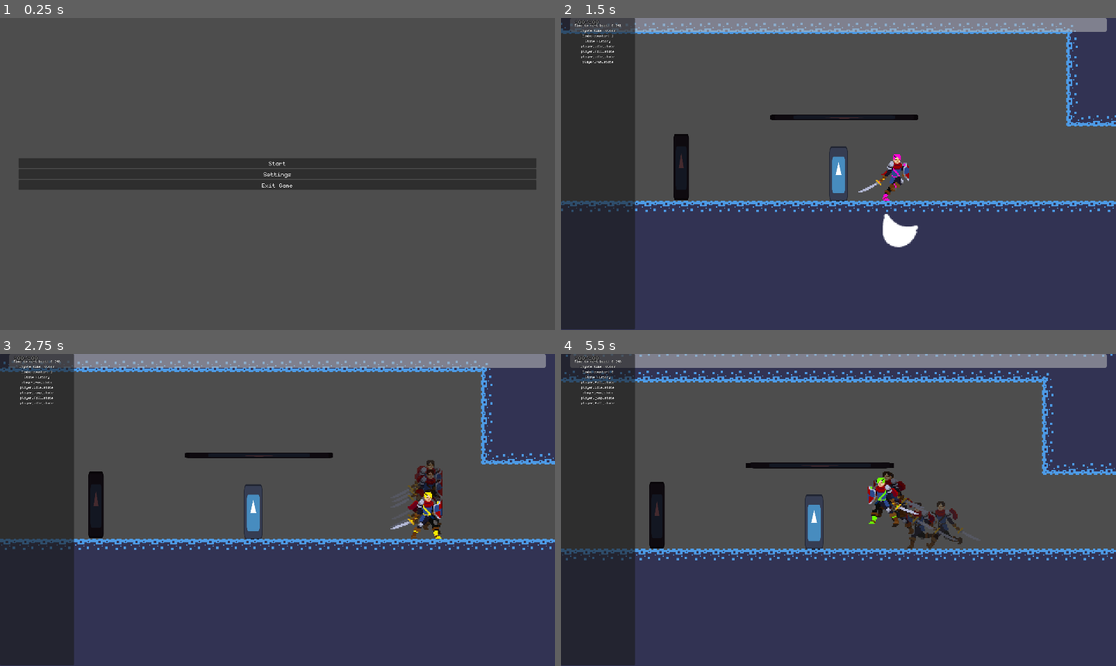
Above: before the commit, frames 1-4 (two rows, left to right).
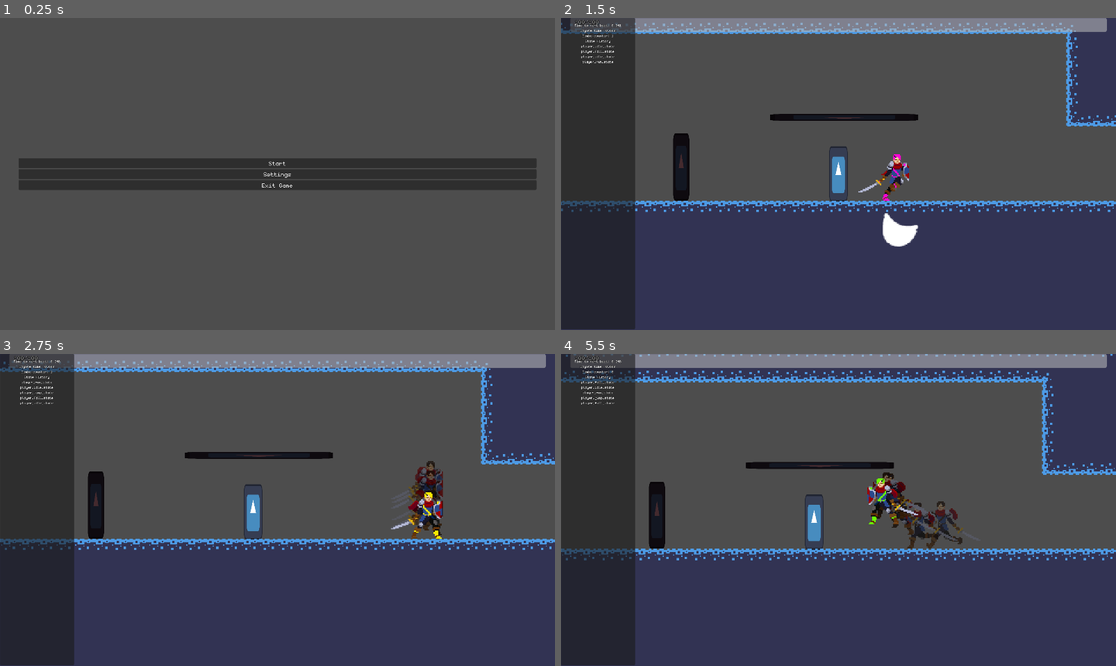
Above: after the commit, the same moments.

Repository: veggie-works/star-gazer
Game: Godot game, scene res://scenes/levels/main_menu/main_menu.tscn
Two runs of this game, one before a commit and one after it. Both use one fixed random seed, a clock stepped at 60 frames per second and the inputs below. The engine's default icon, where the game draws it, is replaced by a stand-in: a white triangle on a blue panel in a dark square. Sound files missing from this copy of the repository are replaced by a short silence.
Inputs (mouse positions are in pixels of both pictures, inside the frame that each line leads up to):
- Up to frame 1 (0.25 s): no input
- Up to frame 2 (1.5 s): click "Start" at 0.5 s; tap Enter (ui_accept) at 1.25 s; move the mouse to (960, 158) at 1.27 s; hold Right (right) from 1.28 s (still down); hold X (attack) from 1.28 s (still down); click (960, 158) at 1.42 s
- Up to frame 3 (2.75 s): tap Z (jump) at 1.52, 2.27 s; move the mouse to (166, 525) at 2.02 s; release Right (right) at 2.03 s; release X (attack) at 2.03 s; hold Down (down) from 2.03 s (still down); tap Shift (dodge) at 2.1 s
- Up to frame 4 (5.5 s): move the mouse to (894, 441) at 2.77 s; release Down (down) at 2.78 s; hold Right (right) 2.78-3.53 s; hold X (attack) 2.78-3.53 s; move the mouse to (810, 572) at 3.52 s; hold Up (up) 3.53-4.28 s; tap Shift (dodge) at 3.6, 5.1 s; click (810, 572) at 3.67 s; tap Z (jump) at 3.77, 4.52, 5.27 s; move the mouse to (1005, 556) at 4.27 s; hold X (attack) 4.28-5.03 s; hold Left (left) from 4.28 s (still down); move the mouse to (672, 463) at 5.02 s

The runs differ from the first frame. In frame 2, 0.2% of the frame differs, in the area x 13-65%, y 4-74%; in frame 3, 0.5%; in frame 4, 0.6%, in the area x 13-68%, y 8-64%.

Commit message:
Strip engine build features, try to disable map texture filtering

Diff:
--- a/project.godot
+++ b/project.godot
@@ -13,8 +13,11 @@
 config/name="Star Gazer"
 run/main_scene="res://scenes/levels/main_menu/main_menu.tscn"
 config/features=PackedStringArray("4.2", "Forward Plus")
-boot_splash/bg_color=Color(0.141176, 0.141176, 0.141176, 1)
+boot_splash/bg_color=Color(0, 0, 0, 1)
+boot_splash/show_image=false
 config/icon="res://icon.svg"
+boot_splash/ssao/quality=0
+boot_splash/default_filters/use_nearest_mipmap_filter=true
 
 [audio]
 
@@ -37,9 +40,9 @@
 window/size/viewport_height=1080
 window/stretch/scale_mode="integer"
 
-[dotnet]
+[editor]
 
-project/assembly_name="Star Gazer"
+naming/node_name_casing=2
 
 [editor_plugins]
 
@@ -111,3 +114,6 @@
 
 textures/canvas_textures/default_texture_filter=0
 renderer/rendering_method="gl_compatibility"
+textures/default_filters/use_nearest_mipmap_filter=true
+2d/snap/snap_2d_transforms_to_pixel=true
+2d/snap/snap_2d_vertices_to_pixel=true
--- a/resources/map/game_map.tres
+++ b/resources/map/game_map.tres
@@ -1,62 +1,62 @@
-[gd_resource type="Resource" script_class="GameMap" load_steps=11 format=3 uid="uid://cp580gs68vs02"]
+[gd_resource type="Resource" script_class="GameMap" load_steps=11 format=3]
 
-[ext_resource type="Script" path="res://scripts/gameplay/doors/door_data.gd" id="1_28gxv"]
-[ext_resource type="Script" path="res://scripts/editor/map_level_data.gd" id="2_oi1h3"]
+[ext_resource type="Script" path="res://scripts/gameplay/doors/door_data.gd" id="1_jr4yc"]
+[ext_resource type="Script" path="res://scripts/editor/map_level_data.gd" id="2_ck71t"]
 [ext_resource type="Script" path="res://scripts/editor/game_map.gd" id="3_yda4g"]
 
-[sub_resource type="Resource" id="Resource_kv17b"]
-script = ExtResource("1_28gxv")
+[sub_resource type="Resource" id="Resource_t65gn"]
+script = ExtResource("1_jr4yc")
 door_name = "door_right"
 door_position = Vector2(304, 102)
 door_scene = "res://scenes/levels/level0.tscn"
 target_door_name = "door_left"
 target_door_scene = "res://scenes/levels/level1.tscn"
 
-[sub_resource type="Resource" id="Resource_3t8v2"]
-script = ExtResource("1_28gxv")
+[sub_resource type="Resource" id="Resource_rhc1t"]
+script = ExtResource("1_jr4yc")
 door_name = "door_bottom"
 door_position = Vector2(-480, 192)
 door_scene = "res://scenes/levels/level0.tscn"
 target_door_name = "door_top"
 target_door_scene = "res://scenes/levels/level2.tscn"
 
-[sub_resource type="Resource" id="Resource_rchyl"]
-script = ExtResource("2_oi1h3")
+[sub_resource type="Resource" id="Resource_qbe1r"]
+script = ExtResource("2_ck71t")
 image_file_path = "res://assets/map/level0.png"
 level_name = "level0"
 rect_in_map = Rect2(128, 0, 1056, 288)
-doors = Array[ExtResource("1_28gxv")]([SubResource("Resource_kv17b"), SubResource("Resource_3t8v2")])
+doors = Array[ExtResource("1_jr4yc")]([SubResource("Resource_t65gn"), SubResource("Resource_rhc1t")])
 
-[sub_resource type="Resource" id="Resource_3q5au"]
-script = ExtResource("1_28gxv")
+[sub_resource type="Resource" id="Resource_dmdng"]
+script = ExtResource("1_jr4yc")
 door_name = "door_left"
 door_position = Vector2(16, 102)
 door_scene = "res://scenes/levels/level1.tscn"
 target_door_name = "door_right"
 target_door_scene = "res://scenes/levels/level0.tscn"
 
-[sub_resource type="Resource" id="Resource_2kvui"]
-script = ExtResource("2_oi1h3")
+[sub_resource type="Resource" id="Resource_4w47x"]
+script = ExtResource("2_ck71t")
 image_file_path = "res://assets/map/level1.png"
 level_name = "level1"
 rect_in_map = Rect2(1152, 0, 304, 288)
-doors = Array[ExtResource("1_28gxv")]([SubResource("Resource_3q5au")])
+doors = Array[ExtResource("1_jr4yc")]([SubResource("Resource_dmdng")])
 
-[sub_resource type="Resource" id="Resource_p81mv"]
-script = ExtResource("1_28gxv")
+[sub_resource type="Resource" id="Resource_sqx0i"]
+script = ExtResource("1_jr4yc")
 door_name = "door_top"
 door_position = Vector2(0, 32)
 door_scene = "res://scenes/levels/level2.tscn"
 target_door_name = "door_bottom"
 target_door_scene = "res://scenes/levels/level0.tscn"
 
-[sub_resource type="Resource" id="Resource_qa66b"]
-script = ExtResource("2_oi1h3")
+[sub_resource type="Resource" id="Resource_4x7a0"]
+script = ExtResource("2_ck71t")
 image_file_path = "res://assets/map/level2.png"
 level_name = "level2"
 rect_in_map = Rect2(0, 208, 784, 496)
-doors = Array[ExtResource("1_28gxv")]([SubResource("Resource_p81mv")])
+doors = Array[ExtResource("1_jr4yc")]([SubResource("Resource_sqx0i")])
 
 [resource]
 script = ExtResource("3_yda4g")
-levels = Array[ExtResource("2_oi1h3")]([SubResource("Resource_rchyl"), SubResource("Resource_2kvui"), SubResource("Resource_qa66b")])
+levels = Array[ExtResource("2_ck71t")]([SubResource("Resource_qbe1r"), SubResource("Resource_4w47x"), SubResource("Resource_4x7a0")])
--- a/scenes/actors/enemies/test_enemy.tscn
+++ b/scenes/actors/enemies/test_enemy.tscn
@@ -68,6 +68,15 @@
 script = ExtResource("9_346ga")
 chase_speed = 75.0
 
+[node name="state_debug_label" parent="." index="6"]
+visible = true
+visibility_layer = 2
+offset_left = -132.0
+offset_top = -132.0
+offset_right = 0.0
+offset_bottom = -106.0
+scale = Vector2(2, 2)
+
 [node name="damage_area" parent="." index="7" instance=ExtResource("10_riphe")]
 weapon = ExtResource("11_x27lj")
 attack_force = 200.0
@@ -77,13 +86,4 @@
 unique_name_in_owner = true
 sight_length = 1000.0
 
-[node name="state_debug_label" parent="." index="9"]
-visible = true
-visibility_layer = 2
-offset_left = -132.0
-offset_top = -132.0
-offset_right = 0.0
-offset_bottom = -106.0
-scale = Vector2(2, 2)
-
 [editable path="behaviors/health_manager"]
--- a/scenes/actors/grounded/player/player.tscn
+++ b/scenes/actors/grounded/player/player.tscn
@@ -307,7 +307,7 @@
 position = Vector2(-1, 0)
 shape = SubResource("RectangleShape2D_ttbdg")
 
-[node name="state_debug_label" parent="." index="9"]
+[node name="state_debug_label" parent="." index="8"]
 offset_left = -32.0
 offset_top = -44.0
 offset_right = 34.0
--- a/scenes/levels/base_level.tscn
+++ b/scenes/levels/base_level.tscn
@@ -4,6 +4,7 @@
 
 [node name="base_level" type="Node2D"]
 editor_description = "Base level for all levels."
+texture_filter = 1
 script = ExtResource("1_4jkmw")
 
 [node name="enemies" type="Node2D" parent="."]
--- a/scenes/map_generator.tscn
+++ b/scenes/map_generator.tscn
@@ -11,6 +11,9 @@
 
 [node name="frame" type="SubViewport" parent="."]
 disable_3d = true
+snap_2d_transforms_to_pixel = true
+snap_2d_vertices_to_pixel = true
+canvas_item_default_texture_filter = 0
 canvas_cull_mask = 4294967289
 render_target_update_mode = 4
 
--- a/scripts/actors/grounded/grounded_actor.gd
+++ b/scripts/actors/grounded/grounded_actor.gd
@@ -11,9 +11,6 @@
 
 ## Parent node of raycasts used to detect the ground
 @onready var ground_raycasts: Node2D = $ground_raycasts
-
-## Whether or not this actor is currently touching a wall
-@onready var wall_raycasts: Node2D = $wall_raycasts
 
 ## Emitted when the actor lands
 signal landed
@@ -54,14 +51,6 @@
 			return false
 	return true
 
-## Check if the actor is colliding with a wall
-func is_colliding_with_wall() -> bool:
-	for child in wall_raycasts.get_children():
-		if child is RayCast2D and child.is_colliding():
-			return true
-	return false
-
-
 ## PAerform a jump
 func jump(height: float) -> void:
 	velocity.y = -sqrt(2 * Globals.gravity * gravity_scale * height);
--- a/scripts/editor/map_generator.gd
+++ b/scripts/editor/map_generator.gd
@@ -16,7 +16,7 @@
 var map_resource: GameMap
 
 func _ready() -> void:
-	# Load default game so an empty save isn't saved when exiting the gamez
+	# Load default game so an empty save isn't saved when exiting the game
 	SaveManager.load_game()
 	generate_map()
 
@@ -39,6 +39,7 @@
 		await RenderingServer.frame_post_draw
 		var image_file_path: String = "res://assets/map/%s.png" % level_root.name
 		var frame_image: Image = frame.get_texture().get_image()
+		frame_image.data
 		if frame_image.save_png(image_file_path) != OK:
 			printerr("Failed to save frame image to ", image_file_path)
 			continue
@@ -117,5 +118,6 @@
 		#canvas_image.blit_rect_mask(level_image, level_image, image_rect, adjusted_position)
 		canvas_image.blit_rect(level_image, image_rect, level_data.rect_in_map.position)
 
-	canvas_image.resize(canvas_image.get_width() / scale, canvas_image.get_height() / scale)
-	canvas_image.save_png("user://generated_map.png")
+	canvas_image.resize(canvas_image.get_width() / scale, canvas_image.get_height() / scale, Image.INTERPOLATE_NEAREST)
+	if canvas_image.save_png("user://generated_map.png") != OK:
+		printerr("Failed to save generated map")
Binary file changed: assets/map/level0.png
Not shown, changed: assets/map/level0.png.import
Binary file changed: assets/map/level1.png
Not shown, changed: assets/map/level1.png.import
Not shown, changed: assets/map/level2.png.import
Not shown, added: resources/engine.build
